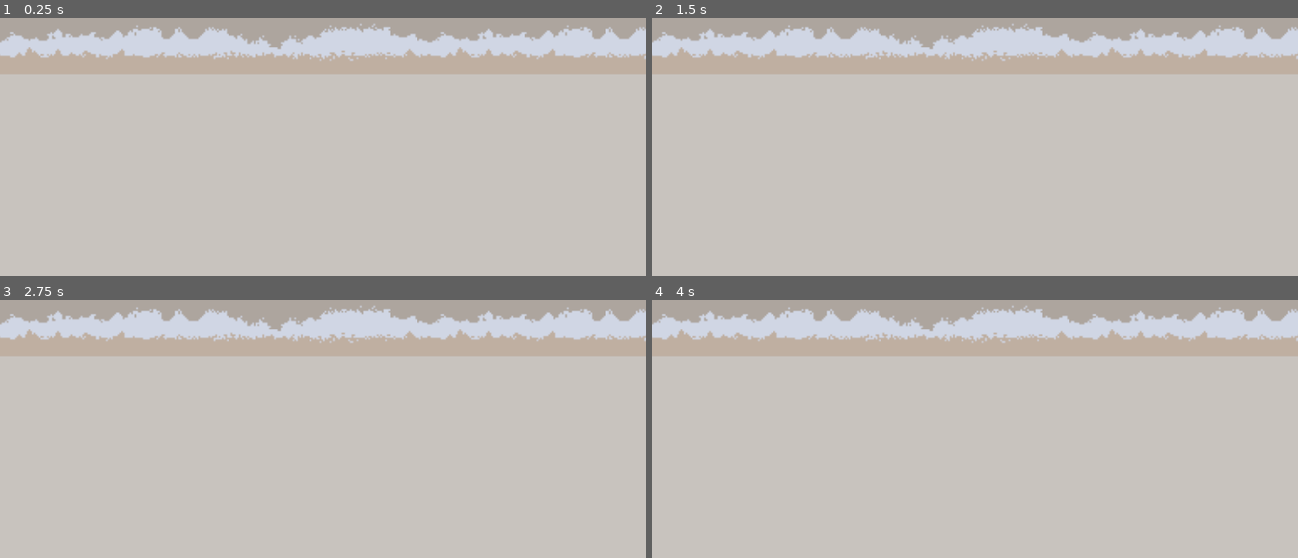
Above: before the commit, frames 1-4 (two rows, left to right).
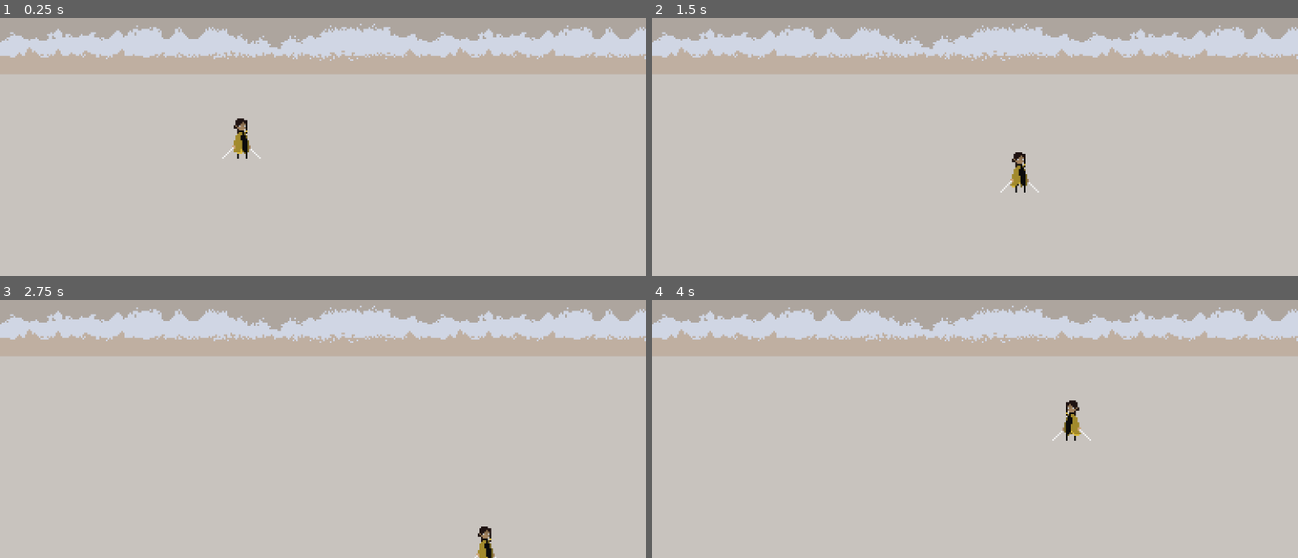
Above: after the commit, the same moments.

Repository: Eggsquisite/beat-em-up
Game: Godot game, scene res://Scenes/main.tscn
The game is run twice, just before and just after one commit, with the same random seed, the same clock (stepped at 60 frames per second) and the same inputs.
Inputs:
- Up to frame 1 (0.25 s): no input
- Up to frame 2 (1.5 s): tap Enter at 0.5 s; hold D (move_right, bound only after the commit) 0.53-1.28 s; hold S (move_down, bound only after the commit) from 1.28 s (still down)
- Up to frame 3 (2.75 s): release S (move_down, bound only after the commit) at 2.03 s; hold D (move_right, bound only after the commit) from 2.03 s (still down)
- Up to frame 4 (4 s): release D (move_right, bound only after the commit) at 2.78 s; hold W (move_up, bound only after the commit) 2.78-3.53 s; hold A (move_left, bound only after the commit) from 3.53 s (still down)

The runs differ from the first frame. In frame 1, 0.4% of the frame differs, in the area x 0-100%, y 2-55%; in frame 2, 0.4%, in the area x 0-100%, y 2-68%; in frame 3, 0.3%; in frame 4, 0.4%.

Commit message:
Got the player schmoovin

Diff:
--- /dev/null
+++ b/Resources/Animations/swordmaster.tres
@@ -0,0 +1,74 @@
+[gd_resource type="SpriteFrames" load_steps=11 format=3 uid="uid://cnvmvrkrb7hc3"]
+
+[ext_resource type="Texture2D" uid="uid://ch5h7g8amlc8k" path="res://Art/Players/Sword Master Sprite Sheet 90x37.png" id="1_6s3an"]
+
+[sub_resource type="AtlasTexture" id="AtlasTexture_40f1h"]
+atlas = ExtResource("1_6s3an")
+region = Rect2(0, 37, 90, 37)
+
+[sub_resource type="AtlasTexture" id="AtlasTexture_oxhi5"]
+atlas = ExtResource("1_6s3an")
+region = Rect2(90, 37, 90, 37)
+
+[sub_resource type="AtlasTexture" id="AtlasTexture_814cx"]
+atlas = ExtResource("1_6s3an")
+region = Rect2(180, 37, 90, 37)
+
+[sub_resource type="AtlasTexture" id="AtlasTexture_s80u4"]
+atlas = ExtResource("1_6s3an")
+region = Rect2(270, 37, 90, 37)
+
+[sub_resource type="AtlasTexture" id="AtlasTexture_uer4p"]
+atlas = ExtResource("1_6s3an")
+region = Rect2(360, 37, 90, 37)
+
+[sub_resource type="AtlasTexture" id="AtlasTexture_2cbx7"]
+atlas = ExtResource("1_6s3an")
+region = Rect2(450, 37, 90, 37)
+
+[sub_resource type="AtlasTexture" id="AtlasTexture_lfdsp"]
+atlas = ExtResource("1_6s3an")
+region = Rect2(540, 37, 90, 37)
+
+[sub_resource type="AtlasTexture" id="AtlasTexture_m0wom"]
+atlas = ExtResource("1_6s3an")
+region = Rect2(630, 37, 90, 37)
+
+[sub_resource type="AtlasTexture" id="AtlasTexture_1gief"]
+atlas = ExtResource("1_6s3an")
+region = Rect2(720, 37, 90, 37)
+
+[resource]
+animations = [{
+"frames": [{
+"duration": 1.0,
+"texture": SubResource("AtlasTexture_40f1h")
+}, {
+"duration": 1.0,
+"texture": SubResource("AtlasTexture_oxhi5")
+}, {
+"duration": 1.0,
+"texture": SubResource("AtlasTexture_814cx")
+}, {
+"duration": 1.0,
+"texture": SubResource("AtlasTexture_s80u4")
+}, {
+"duration": 1.0,
+"texture": SubResource("AtlasTexture_uer4p")
+}, {
+"duration": 1.0,
+"texture": SubResource("AtlasTexture_2cbx7")
+}, {
+"duration": 1.0,
+"texture": SubResource("AtlasTexture_lfdsp")
+}, {
+"duration": 1.0,
+"texture": SubResource("AtlasTexture_m0wom")
+}, {
+"duration": 1.0,
+"texture": SubResource("AtlasTexture_1gief")
+}],
+"loop": true,
+"name": &"idle",
+"speed": 10.0
+}]
--- /dev/null
+++ b/Scenes/Player/player_base.tscn
@@ -0,0 +1,22 @@
+[gd_scene load_steps=3 format=3 uid="uid://bs3yxd5m5lghk"]
+
+[ext_resource type="Script" uid="uid://yjw8f6f2mbap" path="res://Scripts/Player/player_base.gd" id="1_jfsk2"]
+
+[sub_resource type="SpriteFrames" id="SpriteFrames_jfsk2"]
+animations = [{
+"frames": [],
+"loop": true,
+"name": &"idle",
+"speed": 5.0
+}]
+
+[node name="PlayerBase" type="CharacterBody2D"]
+script = ExtResource("1_jfsk2")
+
+[node name="CollisionShape2D" type="CollisionShape2D" parent="."]
+
+[node name="SpritePivot" type="Node2D" parent="."]
+
+[node name="AnimatedSprite2D" type="AnimatedSprite2D" parent="SpritePivot"]
+sprite_frames = SubResource("SpriteFrames_jfsk2")
+animation = &"idle"
--- /dev/null
+++ b/Scenes/Player/swordmaster.tscn
@@ -0,0 +1,19 @@
+[gd_scene load_steps=4 format=3 uid="uid://bghkjunt26pfc"]
+
+[ext_resource type="PackedScene" uid="uid://bs3yxd5m5lghk" path="res://Scenes/Player/player_base.tscn" id="1_fm4u5"]
+[ext_resource type="SpriteFrames" uid="uid://cnvmvrkrb7hc3" path="res://Resources/Animations/swordmaster.tres" id="2_40f1h"]
+
+[sub_resource type="CircleShape2D" id="CircleShape2D_40f1h"]
+radius = 6.0
+
+[node name="PlayerBase" instance=ExtResource("1_fm4u5")]
+
+[node name="CollisionShape2D" parent="." index="0"]
+position = Vector2(0, 13)
+shape = SubResource("CircleShape2D_40f1h")
+
+[node name="AnimatedSprite2D" parent="SpritePivot" index="0"]
+sprite_frames = ExtResource("2_40f1h")
+autoplay = "idle"
+frame_progress = 0.93390924
+offset = Vector2(17, 0)
--- a/Scenes/main.tscn
+++ b/Scenes/main.tscn
@@ -1,6 +1,7 @@
-[gd_scene load_steps=4 format=4 uid="uid://40j2708gt"]
+[gd_scene load_steps=5 format=4 uid="uid://40j2708gt"]
 
 [ext_resource type="Texture2D" uid="uid://de42lgcqvhitb" path="res://Terrain/SCi-fi assets planet one.png" id="1_jjgbg"]
+[ext_resource type="PackedScene" uid="uid://bghkjunt26pfc" path="res://Scenes/Player/swordmaster.tscn" id="2_bo1nx"]
 
 [sub_resource type="TileSetAtlasSource" id="TileSetAtlasSource_bo1nx"]
 texture = ExtResource("1_jjgbg")
@@ -211,3 +212,6 @@
 [node name="Camera2D" type="Camera2D" parent="."]
 position = Vector2(600, 300)
 zoom = Vector2(3, 3)
+
+[node name="PlayerBase" parent="." instance=ExtResource("2_bo1nx")]
+position = Vector2(552, 323)
--- /dev/null
+++ b/Scripts/Player/player_base.gd
@@ -0,0 +1,33 @@
+extends CharacterBody2D
+
+@export var max_speed: float = 100
+
+var direction := Vector2.ZERO
+var last_direction := Vector2(1, 0)
+
+
+# Called when the node enters the scene tree for the first time.
+func _ready() -> void:
+	pass # Replace with function body.
+
+
+# Called every frame. 'delta' is the elapsed time since the previous frame.
+func _physics_process(delta: float) -> void:
+	move()
+
+
+func move():
+	direction = Input.get_vector("move_left", "move_right", "move_up", "move_down")
+	velocity = direction * max_speed
+	move_and_slide()
+	set_player_direction()
+
+
+func set_player_direction():
+	if last_direction.x != direction.x && direction.x != 0:
+		last_direction.x = direction.x
+
+	if direction.x > 0:
+		$SpritePivot.scale.x = 1
+	elif direction.x < 0:
+		$SpritePivot.scale.x = -1
--- a/project.godot
+++ b/project.godot
@@ -14,3 +14,30 @@
 run/main_scene="res://Scenes/main.tscn"
 config/features=PackedStringArray("4.5", "Forward Plus")
 config/icon="res://icon.svg"
+
+[input]
+
+move_up={
+"deadzone": 0.2,
+"events": [Object(InputEventKey,"resource_local_to_scene":false,"resource_name":"","device":-1,"window_id":0,"alt_pressed":false,"shift_pressed":false,"ctrl_pressed":false,"meta_pressed":false,"pressed":false,"keycode":0,"physical_keycode":87,"key_label":0,"unicode":119,"location":0,"echo":false,"script":null)
+]
+}
+move_right={
+"deadzone": 0.2,
+"events": [Object(InputEventKey,"resource_local_to_scene":false,"resource_name":"","device":-1,"window_id":0,"alt_pressed":false,"shift_pressed":false,"ctrl_pressed":false,"meta_pressed":false,"pressed":false,"keycode":0,"physical_keycode":68,"key_label":0,"unicode":100,"location":0,"echo":false,"script":null)
+]
+}
+move_left={
+"deadzone": 0.2,
+"events": [Object(InputEventKey,"resource_local_to_scene":false,"resource_name":"","device":-1,"window_id":0,"alt_pressed":false,"shift_pressed":false,"ctrl_pressed":false,"meta_pressed":false,"pressed":false,"keycode":0,"physical_keycode":65,"key_label":0,"unicode":97,"location":0,"echo":false,"script":null)
+]
+}
+move_down={
+"deadzone": 0.2,
+"events": [Object(InputEventKey,"resource_local_to_scene":false,"resource_name":"","device":-1,"window_id":0,"alt_pressed":false,"shift_pressed":false,"ctrl_pressed":false,"meta_pressed":false,"pressed":false,"keycode":0,"physical_keycode":83,"key_label":0,"unicode":115,"location":0,"echo":false,"script":null)
+]
+}
+
+[rendering]
+
+textures/canvas_textures/default_texture_filter=0
Binary file added: Art/Players/Sword Master Sprite Sheet 90x37.png
Not shown, added: Art/Players/Sword Master Sprite Sheet 90x37.png.import
Not shown, added: Scripts/Player/player_base.gd.uid
